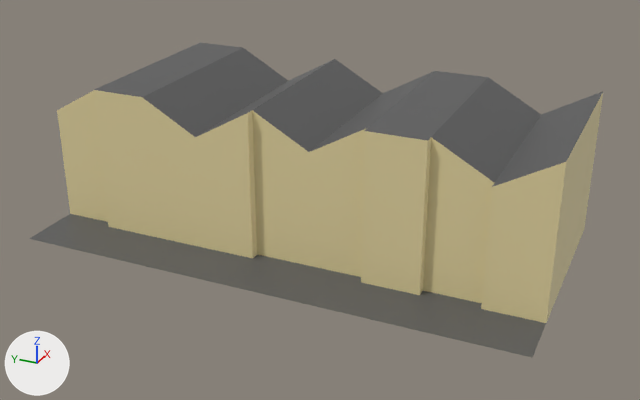
The glTF model assets/buildings/2x1_Buildings.col.glb: old version first, new version second.
Rendered twice from a 50 mm camera at (-58.0, -27.0, 32.1) aimed at (-0.5, -1.1, 3.4). Lighting does not change. The marker at lower left points along +X, +Y and +Z. Vertices at the same position are counted once.

In view in the first picture: '2x1_Buildings.col'.
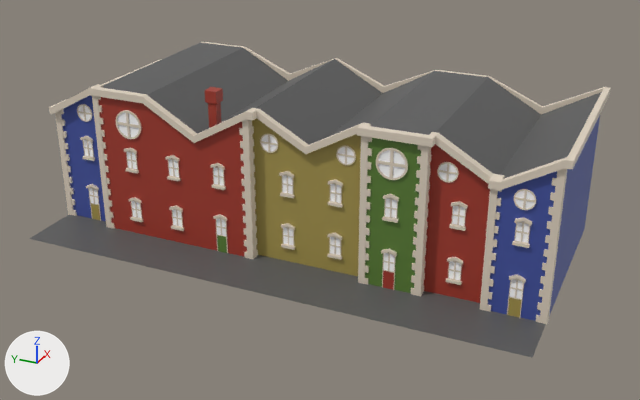
What changed in the scene script:
```text
Add mat_building:
    mat_building = principled_material('Building')
    mat_building.base_color = (0.772, 0.675, 0.551)  # light grey #e4d6c4
Add mat_blew:
    mat_blew = principled_material('Blew')
    mat_blew.base_color = (0.0569, 0.0873, 0.356)  # blue #4353a1
Add mat_red:
    mat_red = principled_material('red')
    mat_red.base_color = (0.377, 0.043, 0.0253)  # red #a53a2c
Add mat_glass:
    mat_glass = principled_material('Glass')
    mat_glass.base_color = (1.0, 1.0, 1.0)  # white #ffffff
    mat_glass.metallic = 1.0
    mat_glass.roughness = 1.0
Add mat_green_walls:
    mat_green_walls = principled_material('Green Walls')
    mat_green_walls.base_color = (0.107, 0.214, 0.0363)  # green #5c7f36
Add mat_material_045:
    mat_material_045 = principled_material('Material.045')
    mat_material_045.base_color = (0.392, 0.309, 0.0777)  # yellow #a8974f
Change me_plane_020:
    used by ob_2x1_buildings_col; location = (0.0, 0.0, 0.0)
    remove me_plane_020.from_pydata(...)  # 60 vertices, 110 faces; spans x -10.0..10.0, y -20.0..20.0, z 0.0..11.6
    add me_plane_020.from_pydata(...)  # 6244 vertices, 10260 faces; spans x -10.0..10.9, y -20.5..20.3, z 0.0..12.4
    me_plane_020 part 1: a new loose piece, a box spanning x -5.85..-5.64, y 4.27..5.37, z 5.41..5.62, in mat_building (light grey #e3d6c4)
    me_plane_020 part 2: a new loose piece, a box spanning x -5.85..-5.64, y 8.2..9.3, z 5.41..5.62, in mat_building (light grey #e3d6c4)
    me_plane_020 part 3: a new loose piece, a box spanning x -5.85..-5.64, y 12.02..13.11, z 5.41..5.62, in mat_building (light grey #e3d6c4)
    me_plane_020 part 4: a new loose piece, a box spanning x -5.85..-5.64, y 8.2..9.3, z 1.2..1.41, in mat_building (light grey #e3d6c4)
    me_plane_020 part 5: a new loose piece, a box spanning x -5.85..-5.64, y 12.02..13.11, z 1.2..1.41, in mat_building (light grey #e3d6c4)
    me_plane_020 part 6: a new loose piece, a box spanning x -5.11..-4.9, y -4.87..-3.78, z 5.41..5.62, in mat_building (light grey #e3d6c4)
    me_plane_020 part 7: a new loose piece, a box spanning x -5.11..-4.9, y -1.06..0.04, z 5.41..5.62, in mat_building (light grey #e3d6c4)
    me_plane_020 part 8: a new loose piece, a box spanning x -5.11..-4.9, y -4.87..-3.78, z 1.2..1.41, in mat_building (light grey #e3d6c4)
    me_plane_020 part 9: a new loose piece, a box spanning x -5.11..-4.9, y -1.06..0.04, z 1.2..1.41, in mat_building (light grey #e3d6c4)
    me_plane_020 part 10: a new loose piece, a box spanning x -5.85..-5.64, y -9.32..-8.22, z 5.41..5.62, in mat_building (light grey #e3d6c4)
    me_plane_020 part 11: a new loose piece, a box spanning x -5.85..-5.64, y -18.35..-17.25, z 5.41..5.62, in mat_building (light grey #e3d6c4)
    me_plane_020 part 12: 6096 vertices added at x -6.0..10.9, y -20.5..20.3, z 0.0..12.4
    me_plane_020 part 13: 14 faces spanning x -5.6..10.0, y -20.0..2.2, z 0.0..11.6 switch from mat_material_044 (beige #e7d8a3) to mat_material_045 (yellow #a8974f)
    me_plane_020 part 14: 20 faces spanning x -5.6..10.0, y -15.6..15.6, z 0.0..11.6 switch from mat_material_044 (beige #e7d8a3) to mat_red (red #a53a2c)
    me_plane_020 part 15: 14 faces spanning x -5.6..10.0, y -20.0..20.0, z 0.0..11.6 switch from mat_material_044 (beige #e7d8a3) to mat_blew (blue #4353a1)
    me_plane_020 part 16: 4 faces spanning x -5.6..10.0, y -11.1..-6.7, z 0.0..11.6 switch from mat_material_044 (beige #e7d8a3) to mat_green_walls (green #5c7f36)
    add me_plane_020.materials.append(mat_building)  # light grey #e4d6c4
    add me_plane_020.materials.append(mat_glass)  # white #ffffff
```

Boxes [x1, y1, x2, y2] around the edits, measured in the pictures (640 x 400 px):
'2x1_Buildings.col', reshaped
    before: [29, 42, 603, 357]
    after: [29, 42, 611, 357]
part 1 of me_plane_020, added
    after: [212, 184, 226, 190]
part 2 of me_plane_020, added
    after: [167, 176, 181, 181]
part 3 of me_plane_020, added
    after: [126, 168, 139, 174]
part 4 of me_plane_020, added
    after: [171, 225, 184, 231]
part 5 of me_plane_020, added
    after: [130, 217, 143, 222]
part 6 of me_plane_020, added
    after: [328, 201, 343, 208]
part 7 of me_plane_020, added
    after: [280, 192, 295, 199]
part 8 of me_plane_020, added
    after: [327, 253, 342, 260]
part 9 of me_plane_020, added
    after: [281, 243, 295, 250]
part 10 of me_plane_020, added
    after: [382, 216, 398, 223]
part 11 of me_plane_020, added
    after: [512, 241, 530, 248]
part 12 of me_plane_020, added
    after: [49, 42, 611, 325]
part 13 of me_plane_020, recoloured (beige to yellow)
    both: [252, 118, 361, 276]
part 14 of me_plane_020, recoloured (beige to red)
    both: [98, 97, 490, 303]
part 15 of me_plane_020, recoloured (beige to blue)
    both: [61, 95, 600, 321]
part 16 of me_plane_020, recoloured (beige to green)
    both: [365, 138, 421, 293]
